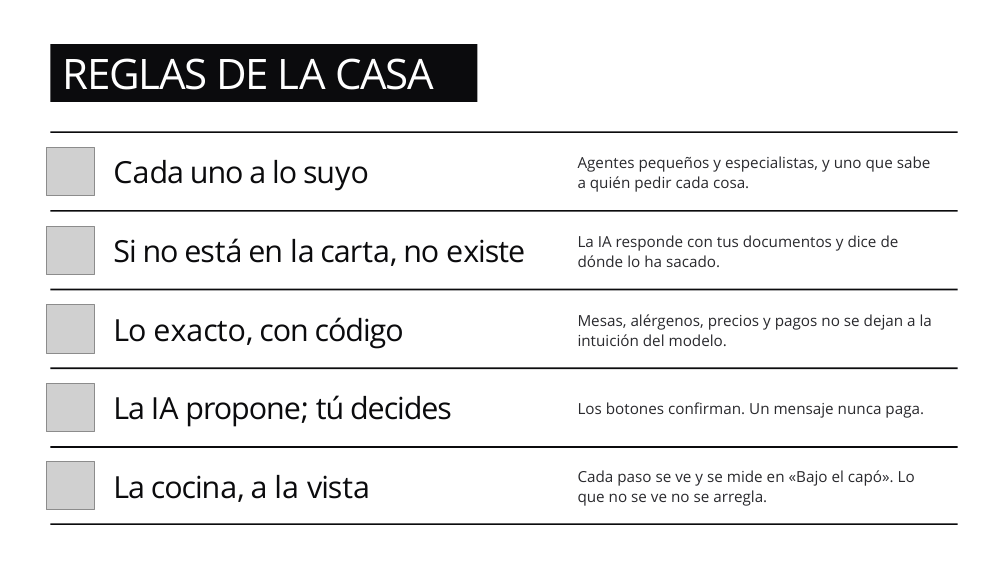
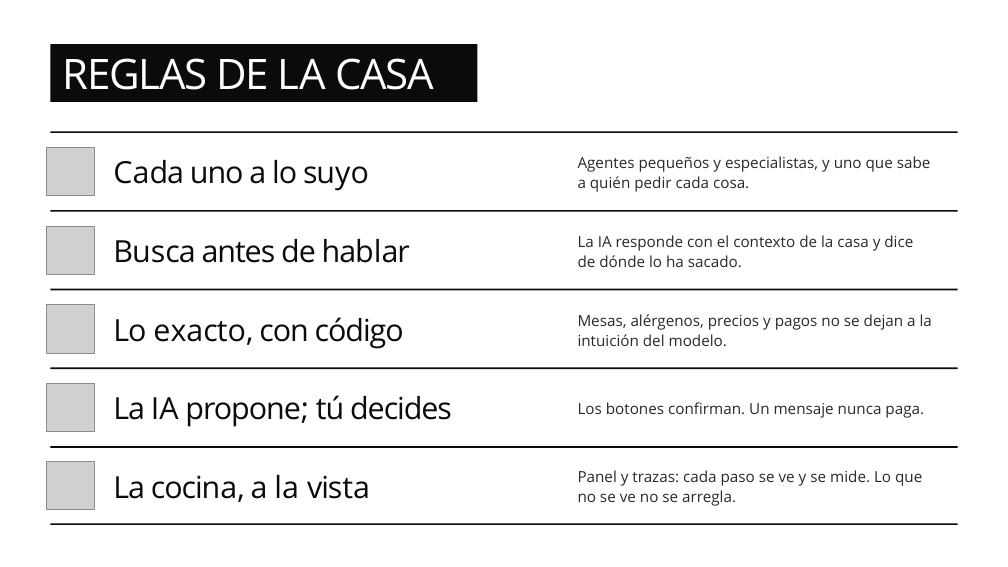
Before and after one commit to dsanchor/morcillaconf, a slide deck: slide 41 of docs/charla/no-es-magia.pptx. Drawn at 1008x567 pixels with LibreOffice and Linux fonts; fonts in the diff are those of the drawing; grey boxes stand for pictures. Boxes give left, top, right and bottom in pixels: in the first picture for what was removed or moved away, otherwise in the second. Text is boxed around its words. In the diff, an @@ line names an element or a change of style, - is before the commit and + after.

```diff
--- a/docs/charla/no-es-magia.pptx
+++ b/docs/charla/no-es-magia.pptx
@@ text at [113, 239, 410, 263]: text changed @@
-Si no está en la carta, no existe
+Busca antes de hablar
@@ text at [578, 235, 913, 267]: text changed @@
-La IA responde con tus documentos y dice de
-dónde lo ha sacado.
+La IA responde con el contexto de la casa y dice
+de dónde lo ha sacado.
@@ text at [578, 470, 922, 506]: text changed @@
-Cada paso se ve y se mide en «Bajo el capó». Lo
-que no se ve no se arregla.
+Panel y trazas: cada paso se ve y se mide. Lo que
+no se ve no se arregla.
```
Also in this commit, not shown: 14 other slides changed, 3 slides added, 3 slides removed, 2 other files.
